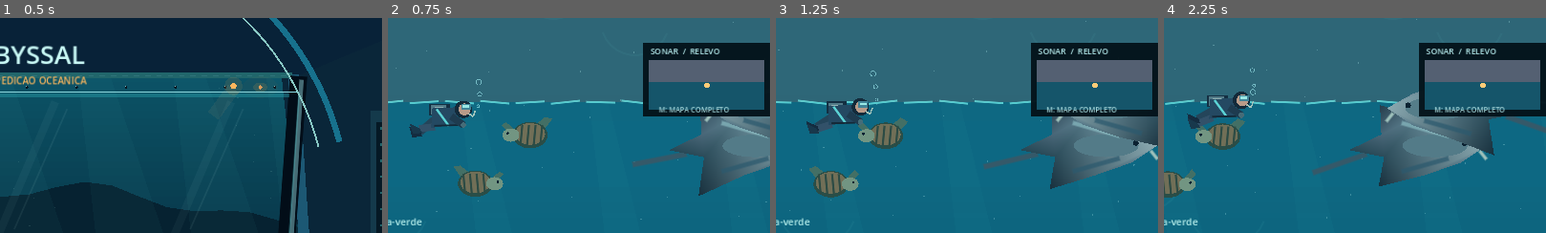
Above: before the commit, frames 1-4 (left to right).
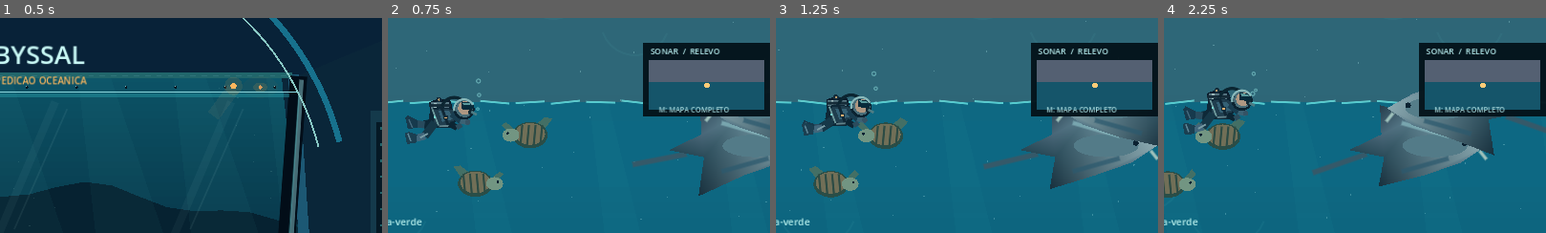
Above: after the commit, the same moments.

Repository: Esaneto/Abyssal
Game: Godot game, scene res://scenes/main.tscn
Two runs of this game, one before a commit and one after it. Both use one fixed random seed, a clock stepped at 60 frames per second and the inputs below.
Inputs (mouse positions are % of the whole screen's width and height, from its top left):
- Up to frame 1 (0.5 s): no input
- Up to frame 2 (0.75 s): tap Enter at 0.5 s; move the mouse to (72, 45) at 0.52 s; hold D (move_right) from 0.53 s (still down); hold G (extract) from 0.53 s (still down); click (72, 45) at 0.67 s
- Up to frame 3 (1.25 s): keep holding D (move_right); keep holding G (extract); tap Space at 0.77 s
- Up to frame 4 (2.25 s): release D (move_right) at 1.25 s; release G (extract) at 1.25 s; drag from (30, 55) to (45, 70) at 1.27 s; move the mouse to (60, 28) at 2.02 s; hold D (move_right) from 2.03 s (still down); tap 1 at 2.1 s
The pictures show only the part of the screen within x 43-93%, y 0-50%; the shares and areas given below are measured in that part.

Frame 1 is identical in both runs. In frame 2, 1.7% of the frame differs, in the area x 4-25%, y 28-59%; in frame 3, 1.4%; in frame 4, 1.7%.

Commit message:
art(godot): remodel swimming diver into layered scuba silhouette

Diff:
--- a/godot-client/scripts/diver_native.gd
+++ b/godot-client/scripts/diver_native.gd
@@ -92,44 +92,94 @@
 	velocity = Vector2.ZERO
 
 func _draw() -> void:
-	# The diver is drawn in world units, always clearly readable at native zoom.
+	# Side-view expedition diver: anatomy, layered neoprene, steel tanks and flexible fins.
+	# Every part is anchored to this CharacterBody2D; physics and hitbox remain unchanged.
 	var flip := 1.0 if is_facing_right else -1.0
 	draw_set_transform(Vector2.ZERO, 0.0, Vector2(flip, 1.0))
-	var phase := time_s * (9.0 if is_moving else 3.0)
-	var kick := sin(phase) * (10.0 if is_moving else 2.0)
-	# Twin fins trail behind a horizontal human silhouette.
-	draw_line(Vector2(-23, 4), Vector2(-48, 17 + kick), Color("#24455a"), 13.0, true)
-	draw_line(Vector2(-21, 16), Vector2(-49, 28 - kick), Color("#325169"), 12.0, true)
+	var phase := time_s * (8.4 if is_moving else 2.0)
+	var kick := sin(phase) * (9.5 if is_moving else 2.2)
+	var breathe := sin(time_s * 1.55) * 1.2
+	var deep := clampf(depth_m / 900.0, 0.0, 1.0)
+	var suit := Color("#203e4e").lerp(Color("#102432"), deep * 0.55)
+	var seam := Color("#6f9a9d").lerp(Color("#315565"), deep * 0.6)
+	# Rear leg and articulated boot, then its flexible blade.
+	draw_line(Vector2(-18, 9), Vector2(-40, 21 - kick), Color("#0e2938"), 15.0, true)
+	draw_line(Vector2(-40, 21 - kick), Vector2(-55, 21 - kick * 1.2), Color("#284b5e"), 12.0, true)
 	draw_colored_polygon(PackedVector2Array([
-		Vector2(-47, 16 + kick), Vector2(-68, 7 + kick),
-		Vector2(-62, 27 + kick), Vector2(-44, 25 + kick)
-	]), Color("#142c40"))
+		Vector2(-53, 14 - kick * 1.2), Vector2(-71, 7 - kick * 1.4),
+		Vector2(-75, 12 - kick * 1.4), Vector2(-70, 31 - kick * 1.2),
+		Vector2(-53, 28 - kick * 1.2)
+	]), Color("#173a4d"))
+	draw_line(Vector2(-68, 12 - kick), Vector2(-62, 26 - kick), Color("#42687c"), 1.3, true)
+	# Diving tank: rounded metal vessel with edge reflection and regulator mount.
 	draw_colored_polygon(PackedVector2Array([
-		Vector2(-49, 27 - kick), Vector2(-67, 18 - kick),
-		Vector2(-61, 37 - kick), Vector2(-43, 36 - kick)
-	]), Color("#18384c"))
-	# Breathing tank and backpack.
-	draw_rect(Rect2(-31, -26, 38, 22), Color("#142f42"))
-	draw_rect(Rect2(-27, -24, 27, 18), Color("#537b88"))
-	draw_rect(Rect2(-21, -20, 16, 9), Color("#91b0b2"))
-	# Torso and harness: no doubled arms.
+		Vector2(-31, -29), Vector2(-17, -35), Vector2(7, -34),
+		Vector2(12, -21), Vector2(6, -7), Vector2(-29, -6)
+	]), Color("#0b1c2c"))
+	draw_rect(Rect2(-28, -29, 34, 22), Color("#597884"))
+	draw_rect(Rect2(-22, -28, 5, 20), Color("#a4c0c2"))
+	draw_line(Vector2(-30, -23), Vector2(9, -23), Color("#152b38"), 4.0, true)
+	draw_line(Vector2(-29, -12), Vector2(9, -12), Color("#172a38"), 4.0, true)
+	draw_circle(Vector2(-13, -34), 5.0, Color("#142c3a"))
+	draw_circle(Vector2(-13, -34), 2.0, Color("#b8986a"))
+	# Main wetsuit uses three geometric light planes instead of flat uniform fill.
 	draw_colored_polygon(PackedVector2Array([
-		Vector2(-26, -18), Vector2(17, -20),
-		Vector2(24, 11), Vector2(-27, 18)
-	]), Color("#244962"))
-	draw_line(Vector2(-17, -16), Vector2(5, 14), Color("#5bd2d4"), 3.0, true)
-	draw_line(Vector2(-21, 14), Vector2(22, 13), Color("#142938"), 2.0, true)
-	# Forward arm and open hand, never a gun.
-	draw_line(Vector2(10, -3), Vector2(32, 11 + sin(phase) * 2), Color("#1e3b4f"), 12.0, true)
-	draw_circle(Vector2(32, 11 + sin(phase) * 2), 5.0, Color("#456c78"))
-	# Head/mask, breathing pipe and bubbles.
-	draw_circle(Vector2(32, -16), 16.0, Color("#132a3a"))
-	draw_circle(Vector2(34, -16), 11.0, Color("#b89b89"))
-	draw_rect(Rect2(28, -26, 18, 11), Color("#408498"))
-	draw_rect(Rect2(31, -24, 12, 5), Color("#9ae8e5"))
-	draw_line(Vector2(42, -8), Vector2(50, -3), Color("#a5c5bc"), 3.0)
-	draw_line(Vector2(50, -3), Vector2(54, -14), Color("#a5c5bc"), 2.5)
+		Vector2(-29, -17), Vector2(-11, -21), Vector2(16, -17),
+		Vector2(23, -3), Vector2(11, 18), Vector2(-23, 19),
+		Vector2(-33, 7)
+	]), Color("#0e2837"))
+	draw_colored_polygon(PackedVector2Array([
+		Vector2(-22, -15), Vector2(-1, -18), Vector2(15, -14),
+		Vector2(15, 5), Vector2(-3, 14), Vector2(-22, 10)
+	]), suit)
+	draw_colored_polygon(PackedVector2Array([
+		Vector2(-14, -13), Vector2(6, -13), Vector2(14, 2),
+		Vector2(-7, 7)
+	]), Color("#356175"))
+	draw_line(Vector2(-25, -16), Vector2(-14, 13), seam, 1.8, true)
+	draw_line(Vector2(-8, -19), Vector2(5, 16), Color("#102735"), 4.0, true)
+	draw_line(Vector2(-12, 15), Vector2(13, 14), Color("#63838b"), 2.0, true)
+	# Strap buckle and subtle life-support diode.
+	draw_rect(Rect2(-5, -4, 9, 7), Color("#132c38"))
+	draw_rect(Rect2(-3, -2, 5, 3), Color("#e5ae71"))
+	draw_circle(Vector2(-21, -2), 2.1, Color("#75d9d0"))
+	# Near leg kicks in opposition; the dark hip joint stays connected.
+	draw_line(Vector2(-21, 9), Vector2(-39, 24 + kick), Color("#163848"), 14.0, true)
+	draw_line(Vector2(-39, 24 + kick), Vector2(-54, 27 + kick * 1.1), Color("#41667b"), 12.0, true)
+	draw_line(Vector2(-34, 20 + kick), Vector2(-47, 27 + kick), Color("#789ba4"), 2.0, true)
+	draw_colored_polygon(PackedVector2Array([
+		Vector2(-53, 21 + kick * 1.1), Vector2(-68, 15 + kick * 1.2),
+		Vector2(-76, 17 + kick * 1.2), Vector2(-72, 38 + kick * 1.1),
+		Vector2(-55, 36 + kick * 1.1)
+	]), Color("#1b3f51"))
+	draw_line(Vector2(-70, 20 + kick), Vector2(-65, 33 + kick), Color("#5b8495"), 1.5, true)
+	# One far forearm underneath the torso and one near forearm ahead.
+	draw_line(Vector2(7, 11), Vector2(20, 17 + breathe), Color("#0c2533"), 10.0, true)
+	draw_line(Vector2(20, 17 + breathe), Vector2(28, 12 + breathe), Color("#2b4c5d"), 8.0, true)
+	draw_line(Vector2(11, -8), Vector2(27, 4 + breathe), Color("#193d50"), 12.0, true)
+	draw_line(Vector2(27, 4 + breathe), Vector2(40, 7 + breathe), Color("#3b6274"), 10.0, true)
+	draw_circle(Vector2(40, 7 + breathe), 5.0, Color("#345365"))
+	# Regulator hose curls from the cylinder to the lower mask.
+	draw_arc(Vector2(15, -14), 24.0, PI * 1.11, PI * 1.95, 16, Color("#0b2531"), 4.5, true)
+	# Helmet, mask, shadowed skin and rim lighting.
+	draw_circle(Vector2(33, -17 + breathe), 19.5, Color("#0b2331"))
+	draw_circle(Vector2(34, -18 + breathe), 16.0, Color("#476c78"))
+	draw_circle(Vector2(35, -19 + breathe), 12.8, Color("#ae9782"))
+	draw_colored_polygon(PackedVector2Array([
+		Vector2(28, -31 + breathe), Vector2(46, -29 + breathe),
+		Vector2(51, -20 + breathe), Vector2(47, -15 + breathe),
+		Vector2(28, -17 + breathe)
+	]), Color("#072b3b"))
+	draw_colored_polygon(PackedVector2Array([
+		Vector2(30, -29 + breathe), Vector2(43, -28 + breathe),
+		Vector2(46, -24 + breathe), Vector2(33, -24 + breathe)
+	]), Color(0.58, 0.91, 0.89, 0.58))
+	draw_arc(Vector2(33, -17 + breathe), 18.0, PI * 0.95, PI * 1.85, 18, Color("#88b9bb"), 2.6, true)
+	draw_circle(Vector2(46, -12 + breathe), 5.0, Color("#122a35"))
+	draw_line(Vector2(47, -12 + breathe), Vector2(56, -7 + breathe), Color("#4d7d85"), 3.4, true)
+	# Tiny respirator bubbles rise only near the actual regulator.
 	for k in range(3):
-		var rise := fposmod(time_s * (14.0 + k * 4.0) + float(k * 21), 68.0)
-		draw_arc(Vector2(57 + sin(time_s * 2.0 + k) * 5, -19 - rise), 2.6 + float(k) * 1.2, 0.0, TAU, 15, Color(0.65, 0.96, 0.98, 0.6), 1.3)
+		var rise := fposmod(time_s * (12.0 + float(k) * 3.0) + float(k) * 25.0, 67.0)
+		var p := Vector2(57.0 + sin(time_s * 1.6 + float(k)) * 4.0, -14.0 - rise)
+		draw_arc(p, 2.2 + float(k) * 0.7, 0, TAU, 12, Color(0.60, 0.93, 0.92, 0.45), 1.0, true)
 	draw_set_transform(Vector2.ZERO, 0.0, Vector2.ONE)
